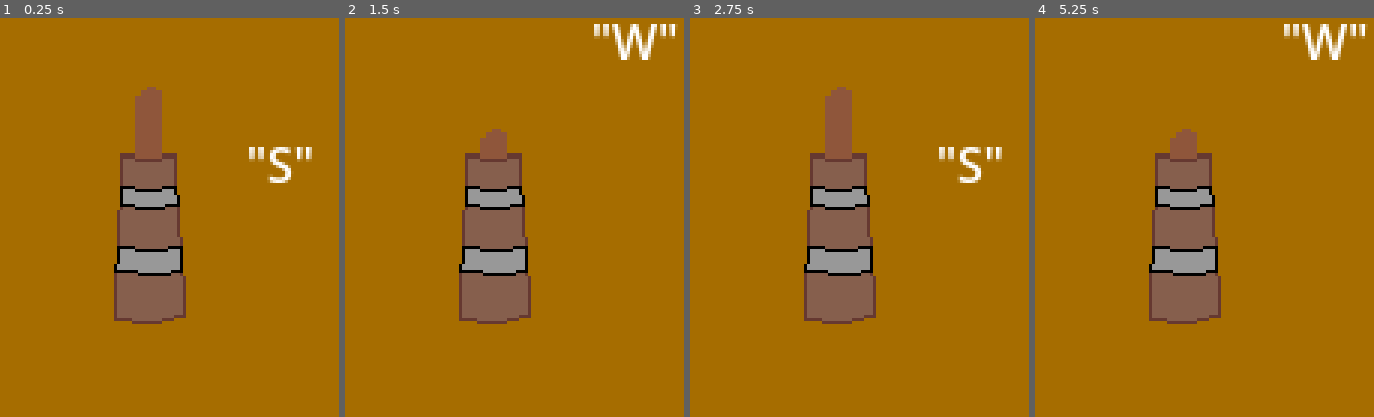
Above: before the commit, frames 1-4 (left to right).
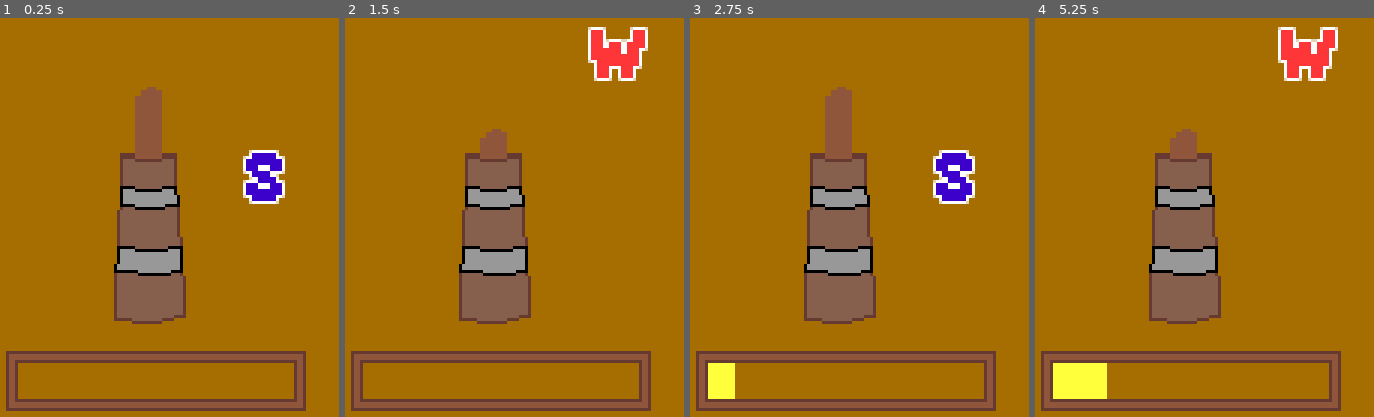
Above: after the commit, the same moments.

Repository: emmetl913/GMTK2024
Game: Godot game, scene res://games/ChurningGame/ChurningGame.tscn
Same seed, same stepped clock (60 frames per second), same inputs: the game is played once before the commit and once after it. This scene is started directly instead of the project's main scene. Sound files missing from this copy of the repository are replaced by a short silence.
Inputs (mouse positions are in pixels of both pictures, inside the frame that each line leads up to):
- Up to frame 1 (0.25 s): no input
- Up to frame 2 (1.5 s): tap Enter at 0.5 s; move the mouse to (663, 157) at 0.52 s; hold D (D) 0.53-1.28 s; tap S (S) at 0.8, 1.35 s; tap Space at 1.25 s; move the mouse to (358, 205) at 1.27 s
- Up to frame 3 (2.75 s): tap W (W) at 1.55 s; tap Enter at 2 s; move the mouse to (920, 77) at 2.02 s; hold W (W) from 2.03 s (still down); tap D (D) at 2.3 s
- Up to frame 4 (5.25 s): tap Space at 2.75, 4.25 s; move the mouse to (1157, 277) at 2.77 s; release W (W) at 2.78 s; tap A (A) at 2.85 s; tap S (S) at 3.05 s; tap Enter at 3.5 s; move the mouse to (outside the picture) at 3.52 s; hold D (D) 3.53-4.28 s; tap W (W) at 3.8 s; move the mouse to (outside the picture) at 4.27 s; click (outside the picture) at 4.35 s; tap D (D) at 4.55 s; move the mouse to (1231, 181) at 5.02 s; hold S (S) from 5.03 s (still down)

The runs differ from the first frame. In frame 1, 7.8% of the frame differs, in the area x 1-93%, y 32-99%; in frame 2, 8.3%; in frame 3, 8.5%; in frame 4, 9.7%, in the area x 1-99%, y 1-99%.
Error before the commit: Invalid access to property or key 'size' on a base object of type 'null instance'. (res://games/ChurningGame/ChurningGame.gd:94)
Error after the commit: Invalid call. Nonexistent function 'loseGame' in base 'Nil'. (res://games/base_game.gd:21)

Commit message:
added churning meter back

Diff:
--- a/games/ChurningGame/ChurningGame.tscn
+++ b/games/ChurningGame/ChurningGame.tscn
@@ -1,9 +1,23 @@
-[gd_scene load_steps=5 format=3 uid="uid://o7p2flp7fgen"]
+[gd_scene load_steps=9 format=3 uid="uid://o7p2flp7fgen"]
 
 [ext_resource type="Script" path="res://games/ChurningGame/ChurningGame.gd" id="1_lqwom"]
 [ext_resource type="Texture2D" uid="uid://48gffiswk2hw" path="res://assets/sprites/car.png" id="2_18sje"]
 [ext_resource type="AudioStream" uid="uid://dhl7jje60ing1" path="res://assets/sfx/churningsfx.wav" id="2_lsy3r"]
 [ext_resource type="Texture2D" uid="uid://dev3evhstt5k5" path="res://assets/sprites/carpressbottom.png" id="3_ay02x"]
+[ext_resource type="FontFile" uid="uid://dy03qa2n13w83" path="res://fonts/GrapeSoda.ttf" id="4_7kbfh"]
+[ext_resource type="Texture2D" uid="uid://dj6np1q78xs8v" path="res://assets/sprites/meter.png" id="6_26bj1"]
+
+[sub_resource type="LabelSettings" id="LabelSettings_d4otq"]
+font = ExtResource("4_7kbfh")
+font_size = 32
+font_color = Color(1, 0.211765, 0.219608, 1)
+outline_size = 4
+
+[sub_resource type="LabelSettings" id="LabelSettings_ho4u7"]
+font = ExtResource("4_7kbfh")
+font_size = 32
+font_color = Color(0.235294, 0.00784314, 0.796078, 1)
+outline_size = 4
 
 [node name="ChurningGame" type="Node2D"]
 script = ExtResource("1_lqwom")
@@ -30,20 +44,38 @@
 texture = ExtResource("3_ay02x")
 
 [node name="W" type="Label" parent="."]
-z_index = 4
+texture_filter = 1
 offset_left = 149.0
 offset_top = 21.0
 offset_right = 189.0
 offset_bottom = 44.0
-text = "\"W\""
+text = "W"
+label_settings = SubResource("LabelSettings_d4otq")
 
 [node name="S" type="Label" parent="."]
-z_index = 4
+texture_filter = 1
 offset_left = 149.0
 offset_top = 62.0
 offset_right = 189.0
 offset_bottom = 85.0
-text = "\"S\""
+text = "S"
+label_settings = SubResource("LabelSettings_ho4u7")
 
 [node name="ChurnSFX" type="AudioStreamPlayer" parent="."]
 stream = ExtResource("2_lsy3r")
+
+[node name="Meter" type="Node2D" parent="."]
+position = Vector2(69, 136)
+
+[node name="frame" type="Sprite2D" parent="Meter"]
+texture_filter = 1
+texture = ExtResource("6_26bj1")
+centered = false
+
+[node name="meter" type="ColorRect" parent="Meter"]
+offset_left = 4.0
+offset_top = 4.0
+offset_right = 64.0
+offset_bottom = 16.0
+color = Color(1, 1, 0.231373, 1)
+metadata/_edit_use_anchors_ = true
